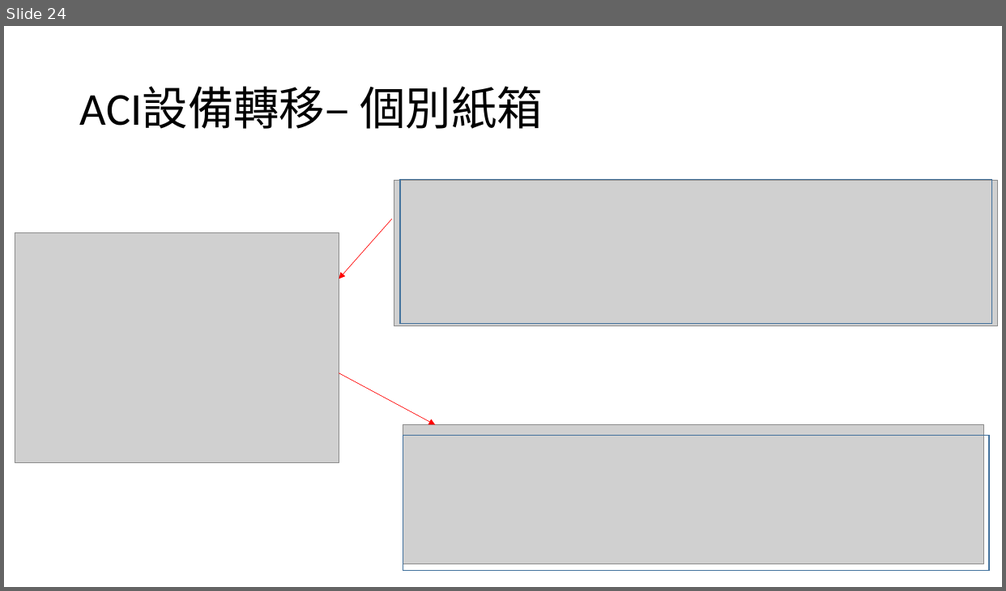
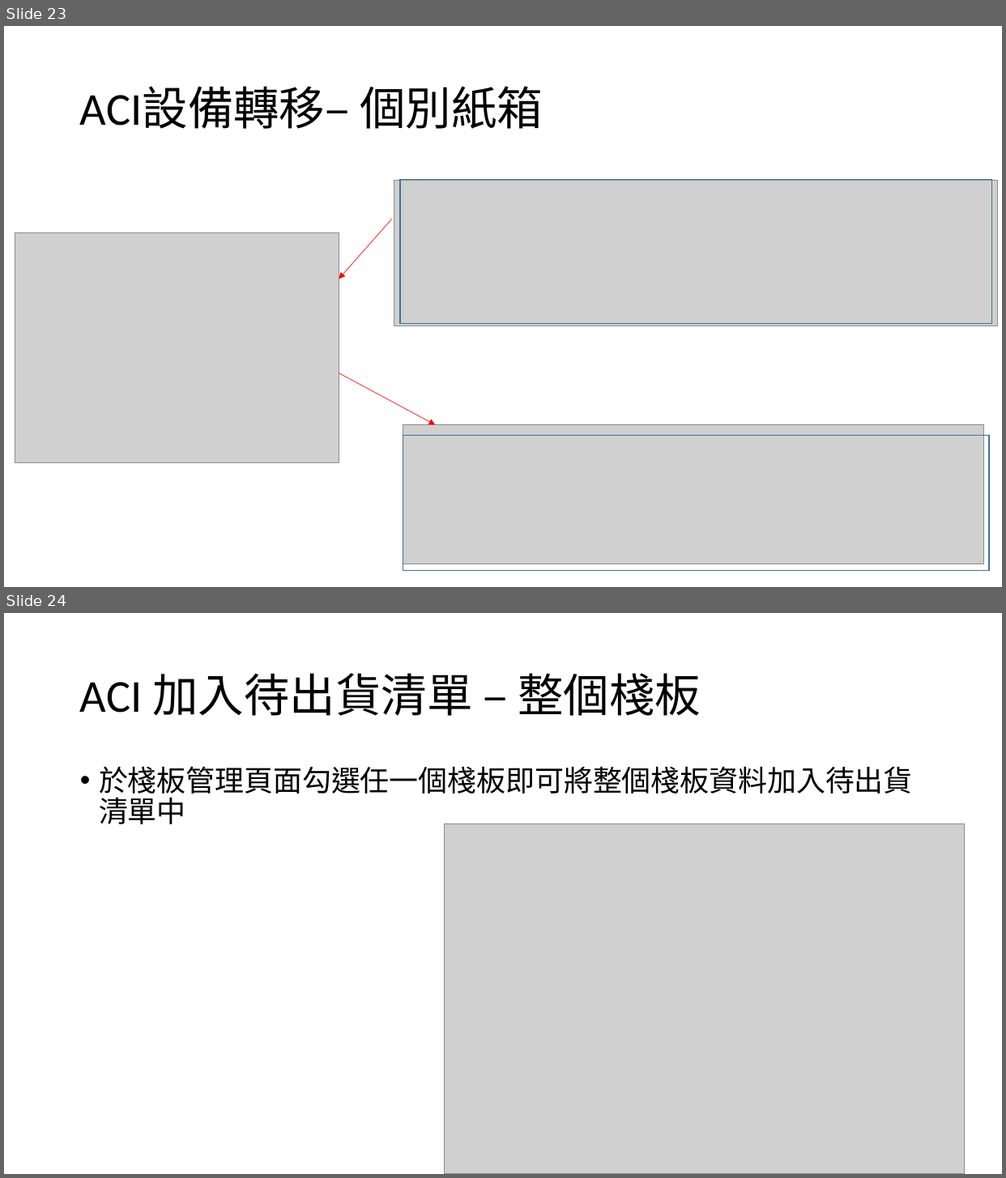
Before and after one commit to CrayHung/twoway-scanner, a slide deck: ACI庫存操作.pptx. Shown one above the other, each under a label of ours: slide 24 before the commit, slides 23 and 24 after it. The pictures are 1006x591 and 1006x1178 pixels, drawn with LibreOffice and Linux fonts; fonts in the diff are those of the drawing; grey boxes stand for pictures. Boxes give left, top, right and bottom in pixels: in the first picture for what was removed or moved away, otherwise in the second. Text is boxed around its words. In the diff, an @@ line names an element or a change of style, - is before the commit and + after.

Commit message:
新增出貨清單+已出貨歷史清單

```diff
--- a/ACI庫存操作.pptx
+++ b/ACI庫存操作.pptx
@@ slide 24 added at (x1=4, y1=613, x2=1002, y2=1174), background #FFFFFF @@
@@ title added at (x1=80, y1=673, x2=701, y2=716), 44 pt, text #000000 @@
+ACI 加入待出貨清單 – 整個棧板
@@ text added at (x1=99, y1=766, x2=913, y2=824), 28 pt, text #000000 @@
+• 於棧板管理頁面勾選任一個棧板即可將整個棧板資料加入待出貨清單中
@@ picture added at (x1=444, y1=824, x2=965, y2=1174) @@
@@ what was slide 24 is now slide 23 @@
```
Also in this commit, not shown: 18 slides changed, 2 other slides added, 3 slides removed, 2 other files.
